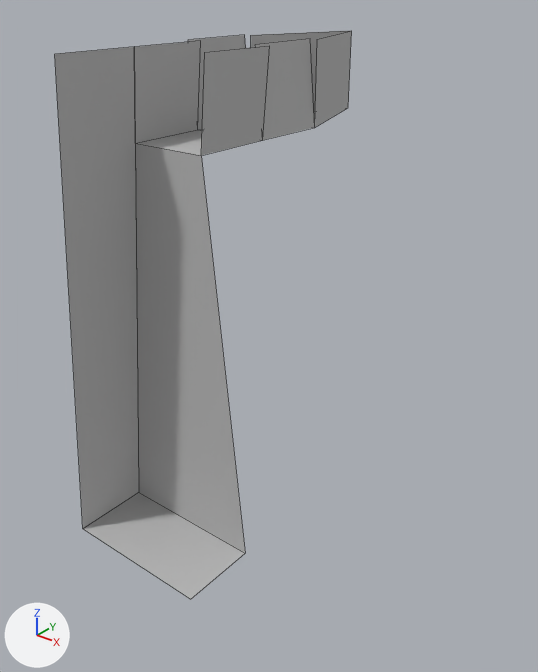
A saved change to the Blender file blender/wierd_geometry_land.blend.
Rendered twice from a 50 mm lens placed at (58.6, -60.9, 16.7), pointed at (5.6, 5.3, -24.3). Every picture has the same lights, and +X, +Y and +Z are marked at lower left. Mesh edges are drawn as thin lines.

Script lines for the objects in view, before the commit:
```python
mat_material_001 = principled_material('Material.001')
mat_material_001.base_color = (0.5, 0.5, 0.5)  # grey #bcbcbc
mat_material_001.specular_ior_level = 0.0
me_plane = bpy.data.meshes.new('Plane')
me_plane.from_pydata(...)  # 23 vertices, 12 faces; spans x -10.0..10.0, y -15.0..30.0, z -50.0..10.0
me_plane.materials.append(mat_material_001)  # grey #bcbcbc
ob_plane = bpy.data.objects.new('Plane', me_plane)
ob_plane.location = (0.0, 0.0, 0.0)
```
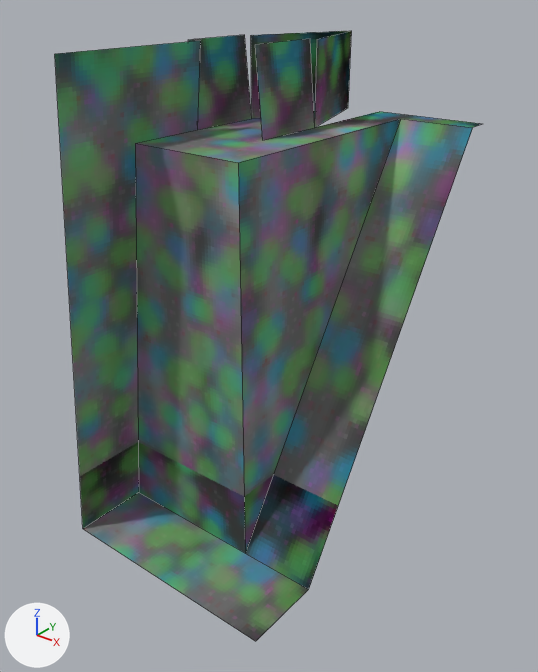
The change, as a list of edits to the scene's bpy script:
```text
Add img_untitled:
    img_untitled = load_image('Untitled', '_unpacked/Untitled', 128, 128, 'sRGB')
Change mat_material_001:
    remove mat_material_001.base_color = (0.5, 0.5, 0.5)  # grey #bcbcbc
    add mat_material_001.texture = img_untitled
Change me_plane:
    used by ob_plane; location = (0.0, 0.0, 0.0)
    remove me_plane.from_pydata(...)  # 23 vertices, 12 faces; spans x -10.0..10.0, y -15.0..30.0, z -50.0..10.0
    add me_plane.from_pydata(...)  # 26 vertices, 10 faces; spans x -10.0..20.0, y -15.0..30.0, z -50.0..10.0
    me_plane part 1
    5 vertices are removed from x -4.0..10.0, y -15.0..5.0, z -50.0..10.0
    9 faces are deleted
    8 vertices are added at x 5.0..20.0, y -15.0..30.0, z -50.0..0.0
    7 new faces join them
    me_plane part 2: 3 kept faces spanning x -6.0..5.0, y 5.0..30.0, z 0.0..10.0 get new texture (UV) coordinates
```

Pixel boxes (x1, y1, x2, y2) of what changed, in the pictures (538 x 672 px; the box of a moved part takes in the faces that stretch with it):
'Plane', surface changed, reshaped (44% wider, 7% taller)
    before: (55, 30, 352, 599)
    after: (55, 30, 482, 641)
part 1 of me_plane, moved or reshaped
    before: (55, 39, 315, 599)
    after: (55, 39, 482, 641)
part 2 of me_plane, surface changed
    both: (188, 30, 352, 130)
